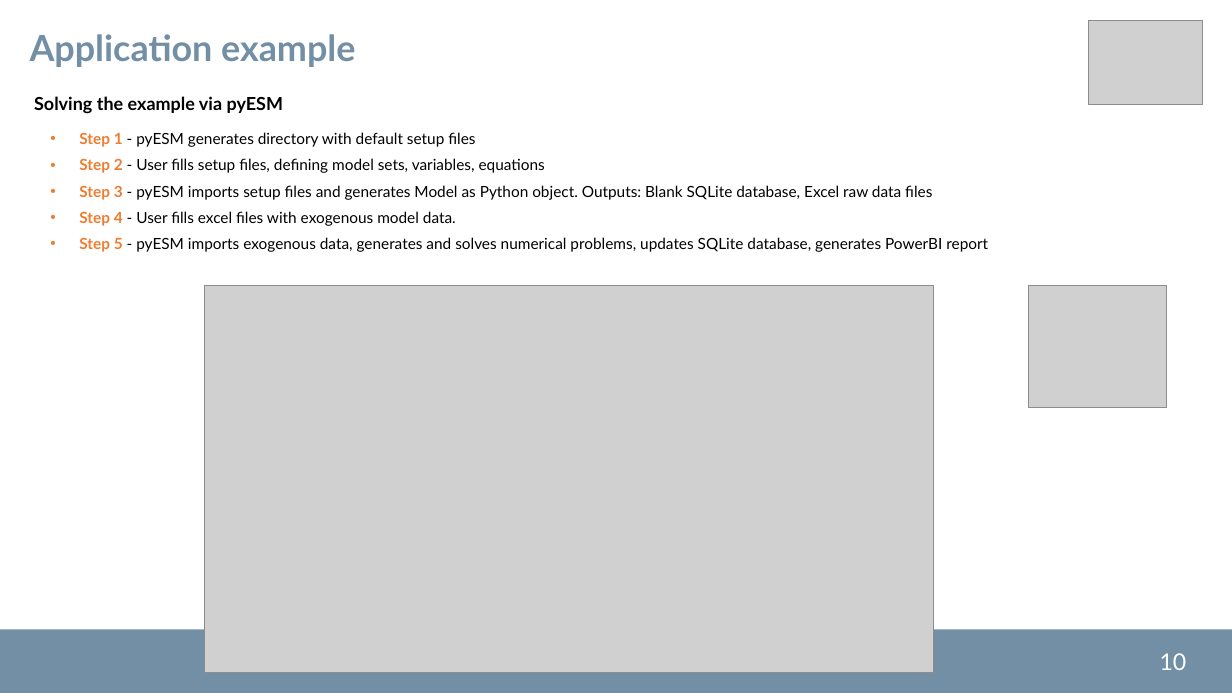
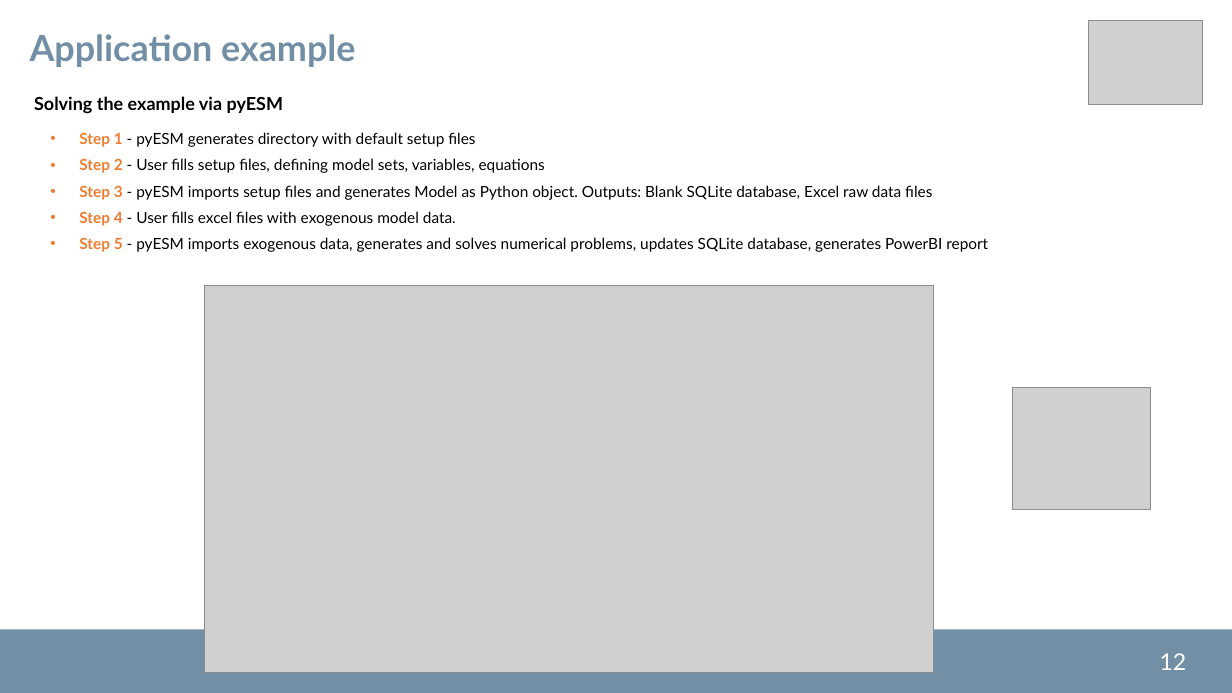
Before and after one commit to pyESM-project/pyesm, a slide deck: slide 12 of doc/pyesm.pptx (slide 10 before the commit). Drawn at 1232x693 pixels with LibreOffice and Linux fonts; fonts in the diff are those of the drawing; grey boxes stand for pictures; background and template pictures are left out. Boxes give left, top, right and bottom in pixels: in the first picture for what was removed or moved away, otherwise in the second. Text is boxed around its words. In the diff, an @@ line names an element or a change of style, - is before the commit and + after.

```diff
--- a/doc/pyesm.pptx
+++ b/doc/pyesm.pptx
@@ picture: place and size @@
-picture at (1029, 286, 1166, 408)
+picture at (1013, 388, 1151, 510)
@@ page number at (1160, 653, 1187, 670): text changed @@
-10
+12
```
Also in this commit, not shown: 2 other slides changed, 2 slides added, 12 other files.
